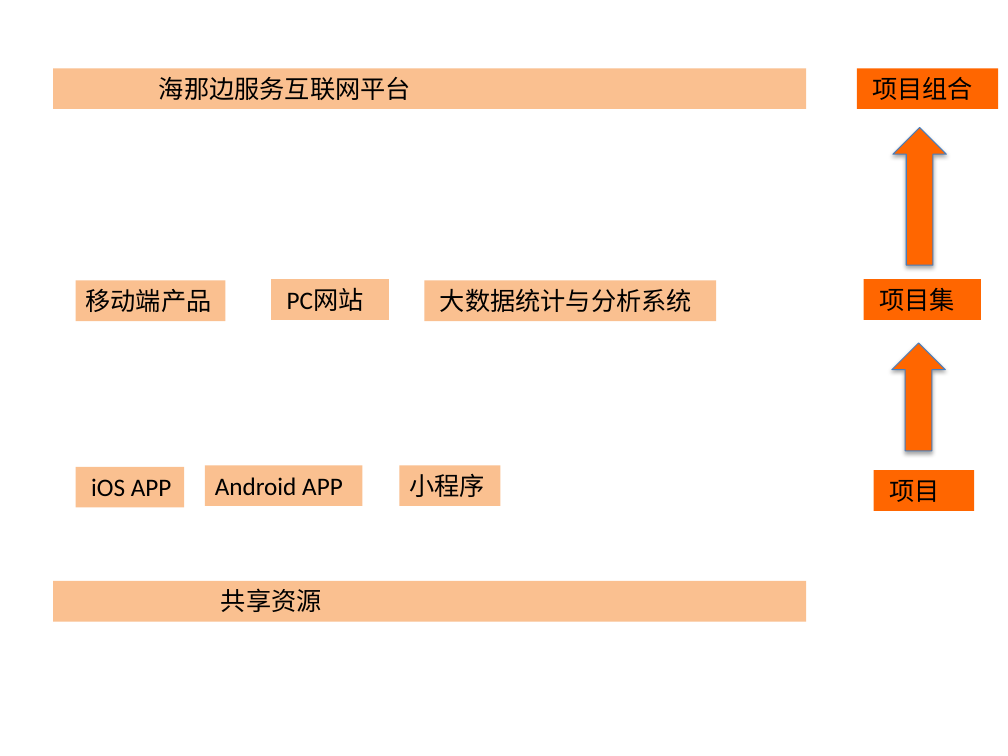
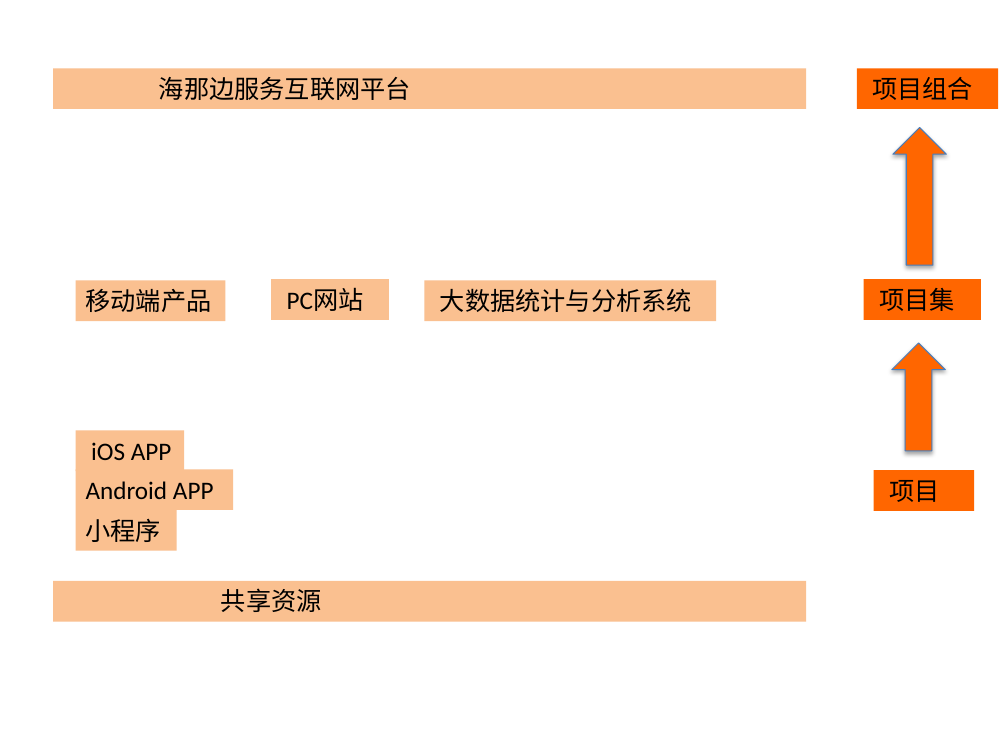
Before and after one commit to itwyhuaing/ProjectM, a slide deck: slide 4 of HaiNaBian_PM知识分享/201812/PM.pptx. Drawn at 1008x756 pixels with LibreOffice and Linux fonts; fonts in the diff are those of the drawing; background and template pictures are left out. Boxes give left, top, right and bottom in pixels: in the first picture for what was removed or moved away, otherwise in the second. Text is boxed around its words. In the diff, an @@ line names an element or a change of style, - is before the commit and + after.

```diff
--- a/HaiNaBian_PM知识分享/201812/PM.pptx
+++ b/HaiNaBian_PM知识分享/201812/PM.pptx
@@ rectangle "iOS APP": place and size @@
-rectangle "iOS APP" at [76, 467, 184, 507]
+rectangle "iOS APP" at [76, 430, 184, 471]
@@ rectangle "Android APP": place and size @@
-rectangle "Android APP" at [205, 466, 362, 506]
+rectangle "Android APP" at [76, 470, 233, 510]
@@ rectangle "小程序": place and size @@
-rectangle "小程序" at [399, 466, 500, 506]
+rectangle "小程序" at [76, 510, 176, 550]
```
Also in this commit, not shown: 2 other slides changed, 8 slides added, 2 slides removed, 1 other file.
